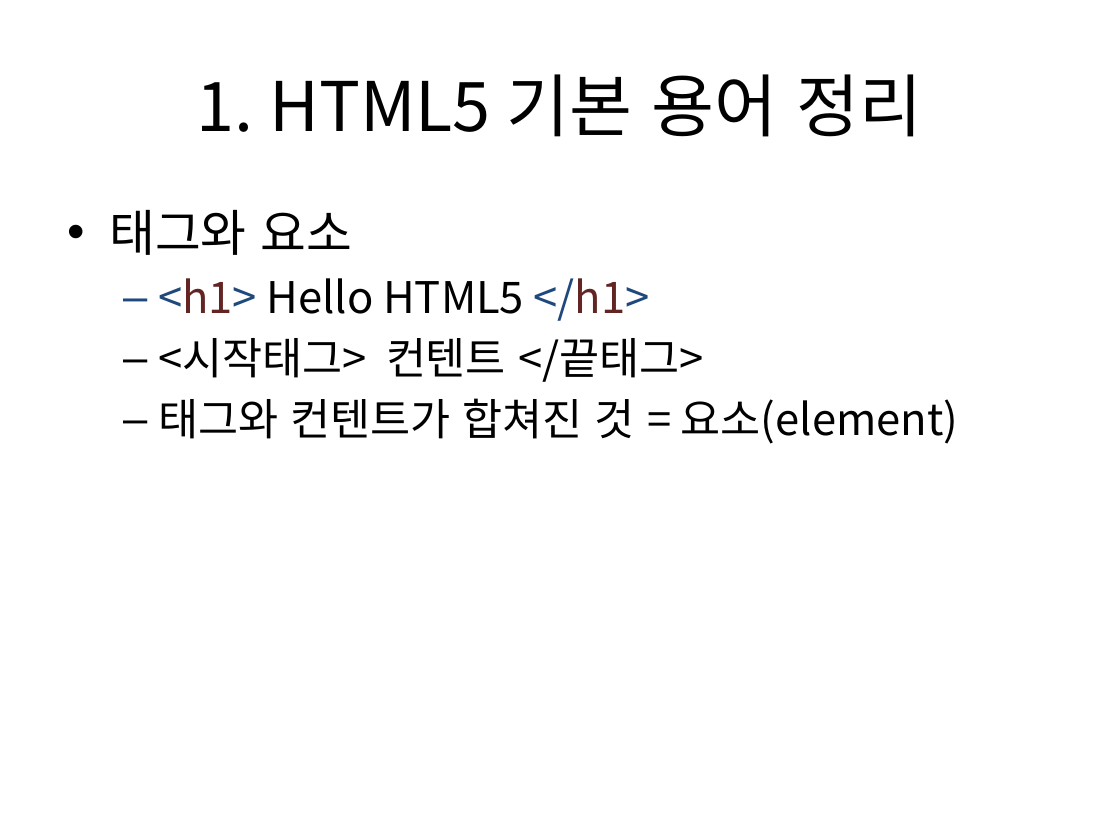
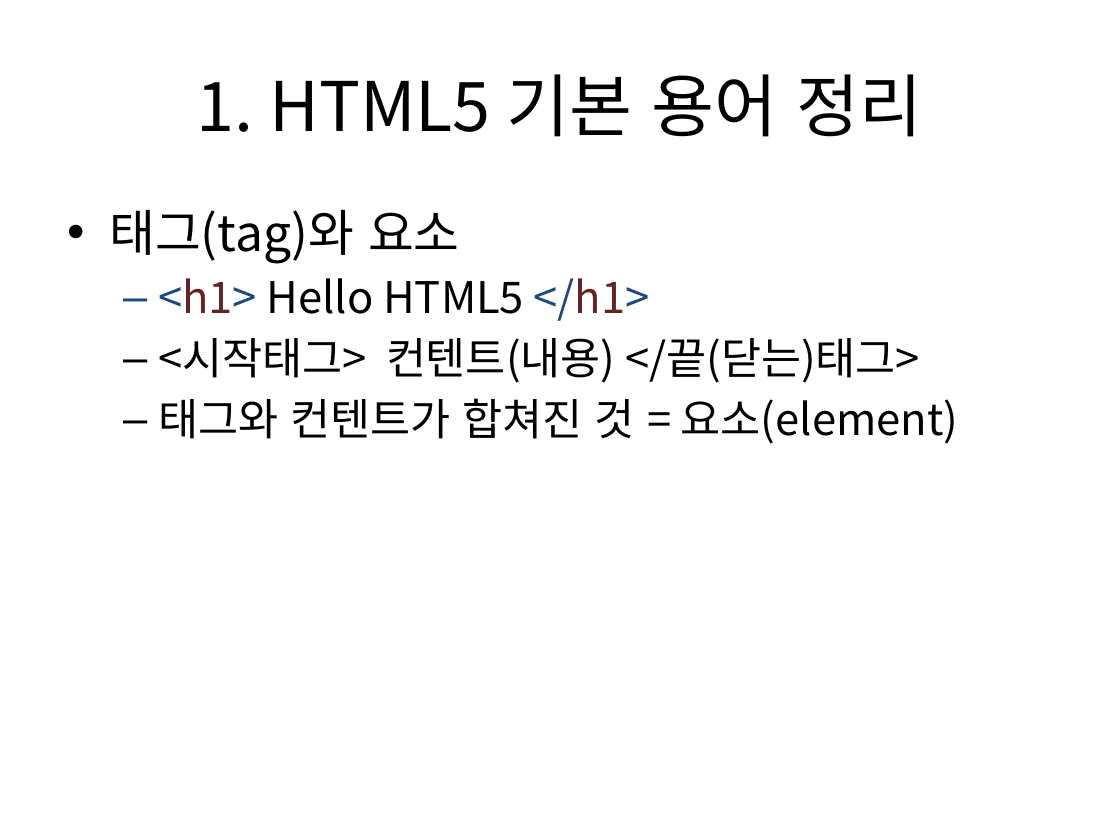
Before and after one commit to kdkcom1234/git2021, a slide deck: slide 7 of 1-html-css/01. HTML5 개요 및 레이아웃.pptx. Drawn at 1120x840 pixels with LibreOffice and Linux fonts; fonts in the diff are those of the drawing. Boxes give left, top, right and bottom in pixels: in the first picture for what was removed or moved away, otherwise in the second. Text is boxed around its words. In the diff, an @@ line names an element or a change of style, - is before the commit and + after.

Commit message:
2021-07-15 html layout 1

```diff
--- a/1-html-css/01. HTML5 개요 및 레이아웃.pptx
+++ b/1-html-css/01. HTML5 개요 및 레이아웃.pptx
@@ text at <box>109,210,460,264</box>: text changed @@
-• 태그와 요소
+• 태그(tag)와 요소
@@ text at <box>158,338,920,383</box>: text changed @@
-  – <시작태그> 컨텐트 </끝태그>
+  – <시작태그> 컨텐트(내용) </끝(닫는)태그>
```
Also in this commit, not shown: 9 other files.
